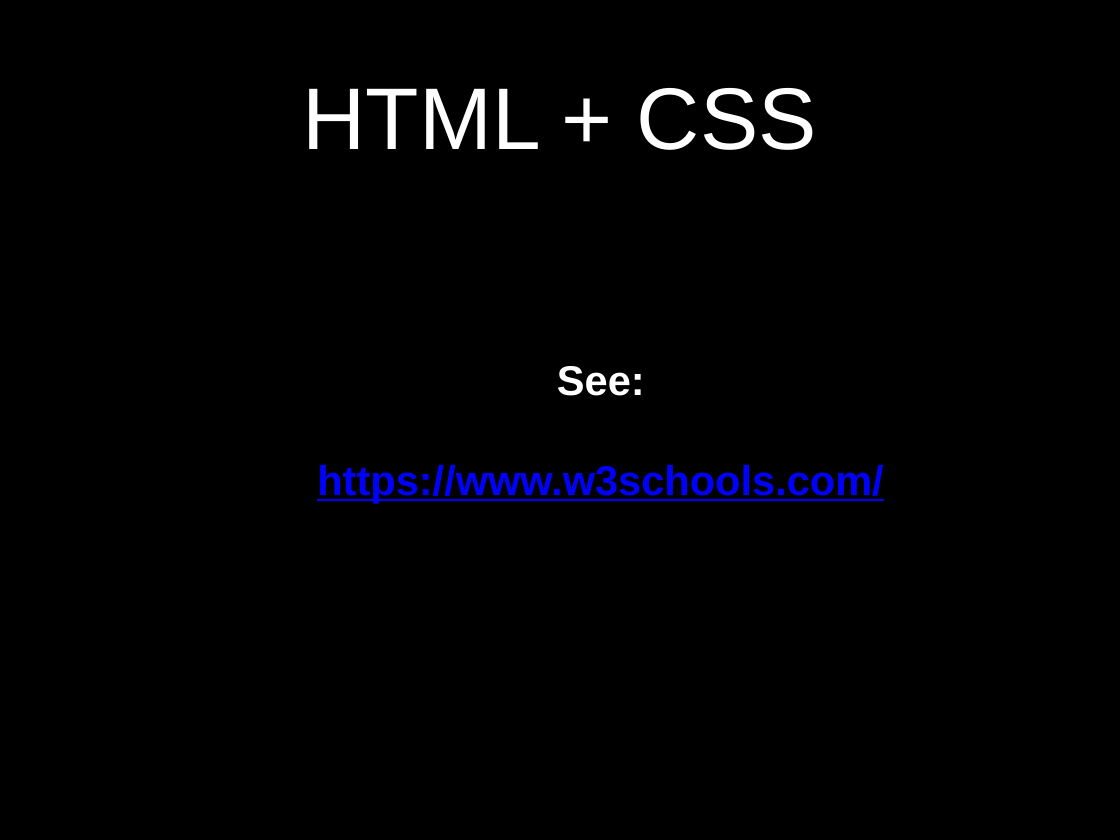
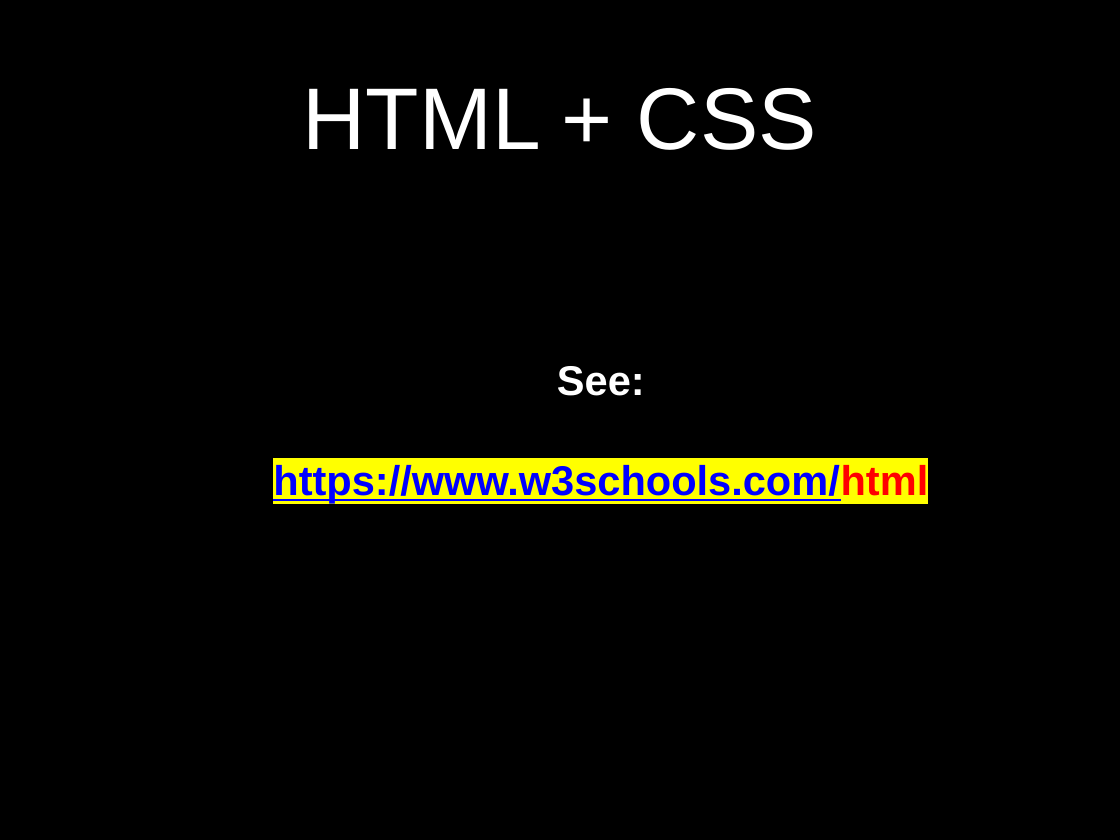
Before and after one commit to petereijgermans11/frontend-cursus, a slide deck: slide 1 of frontend-cursus/ 1 - HTML + CSS.pptx. Drawn at 1120x840 pixels with LibreOffice and Linux fonts; fonts in the diff are those of the drawing. Boxes give left, top, right and bottom in pixels: in the first picture for what was removed or moved away, otherwise in the second. Text is boxed around its words. In the diff, an @@ line names an element or a change of style, - is before the commit and + after.

```diff
--- a/frontend-cursus/ 1 - HTML + CSS.pptx
+++ b/frontend-cursus/ 1 - HTML + CSS.pptx
@@ text at [273, 465, 928, 503]: text changed @@
-https://www.w3schools.com/
+https://www.w3schools.com/html
```
Also in this commit, not shown: 11 other files.
